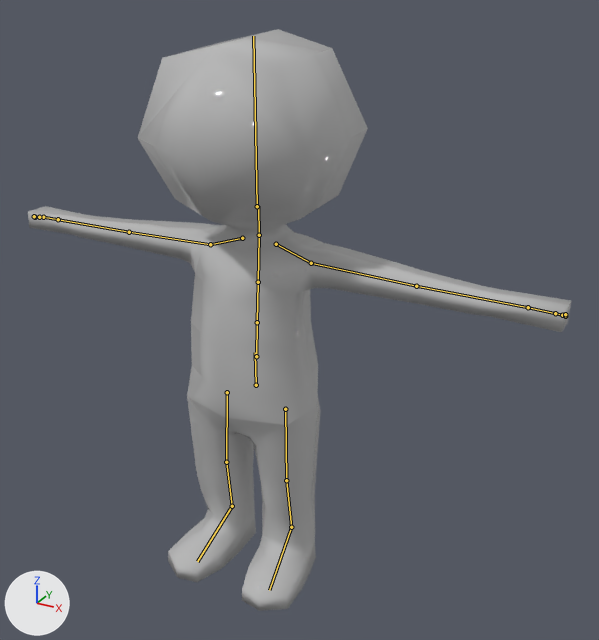
The FBX model Assets/CrowdMatch/Models/Block_LegIdle.fbx: old version first, new version second.
The view is the same before and after, from a camera (50 mm lens) standing at (1.53, -2.46, 2.31) and looking at (0.19, -0.02, 1.09). Every picture has the same lights, and +X, +Y and +Z are marked at lower left. The older version comes first. The bones that change, and the others that lie on the model, are drawn over the model as lines.

In view in the first picture: 'Body', 'Leg'.
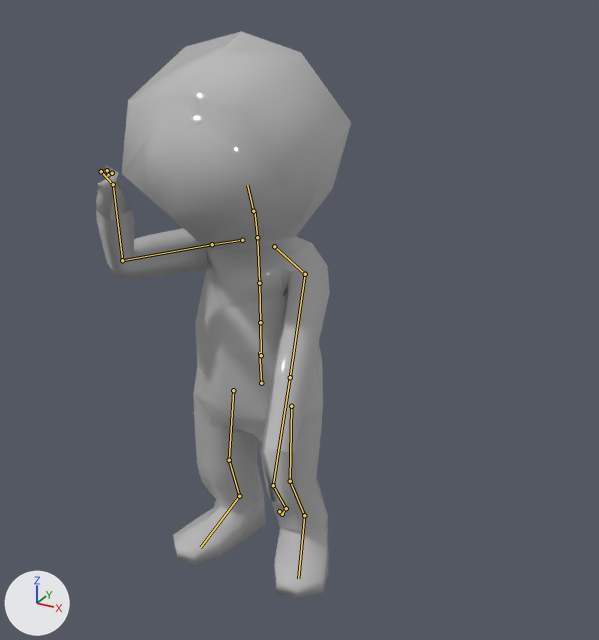
The newer file adds an action. The first version stands in its rest pose; the second is drawn at frame 1 of the action 'Take 001'.

What the commit changed:
Bone 'mixamorig:Hips' (bone_mixamorig_hips) moves from (0.0, 0.0, 0.0) to (0.0, -1.1, -4.2).
Bone 'mixamorig:Hips' (bone_mixamorig_hips) turns from (0, 0, 0) to (3, 0, 1) degrees about its own x, y and z.
Bone 'mixamorig:Spine' (bone_mixamorig_spine) turns from (0, 0, 0) to (0, -1, 0) degrees about its own x, y and z.
Bone 'mixamorig:Spine1' (bone_mixamorig_spine1) turns from (0, 0, 0) to (1, -1, 0) degrees about its own x, y and z.
Bone 'mixamorig:Spine2' (bone_mixamorig_spine2) turns from (0, 0, 0) to (1, -2, 0) degrees about its own x, y and z.
Bone 'mixamorig:Neck' (bone_mixamorig_neck) turns from (0, 0, 0) to (3, -3, -1) degrees about its own x, y and z.
Bone 'mixamorig:Head' (bone_mixamorig_head) turns from (0, 0, 0) to (10, 7, 1) degrees about its own x, y and z.
Bone 'mixamorig:LeftShoulder' (bone_mixamorig_leftshoulder) turns from (0, 0, 0) to (14, 2, 2) degrees about its own x, y and z.
Bone 'mixamorig:LeftArm' (bone_mixamorig_leftarm) turns from (0, 0, 0) to (32, -12, 49) degrees about its own x, y and z.
Bone 'mixamorig:LeftHand' (bone_mixamorig_lefthand) turns from (0, 0, 0) to (-21, -38, -18) degrees about its own x, y and z.
Bone 'mixamorig:LeftHandIndex1' (bone_mixamorig_lefthandindex1) turns from (0, 0, 0) to (80, 11, -26) degrees about its own x, y and z.
Bone 'mixamorig:LeftHandIndex2' (bone_mixamorig_lefthandindex2) turns from (0, 0, 0) to (77, 32, -18) degrees about its own x, y and z.
Bone 'mixamorig:LeftHandIndex3' (bone_mixamorig_lefthandindex3) turns from (0, 0, 0) to (161, 33, 40) degrees about its own x, y and z.
Bone 'mixamorig:RightShoulder' (bone_mixamorig_rightshoulder) turns from (0, 0, 0) to (-2, 0, -1) degrees about its own x, y and z.
Bone 'mixamorig:RightArm' (bone_mixamorig_rightarm) turns from (0, 0, 0) to (-16, 66, -92) degrees about its own x, y and z.
Bone 'mixamorig:RightForeArm' (bone_mixamorig_rightforearm) turns from (0, 0, 0) to (5, 5, -66) degrees about its own x, y and z.
Bone 'mixamorig:RightHand' (bone_mixamorig_righthand) turns from (0, 0, 0) to (-2, 50, 20) degrees about its own x, y and z.
Bone 'mixamorig:RightHandIndex1' (bone_mixamorig_righthandindex1) turns from (0, 0, 0) to (67, -6, 19) degrees about its own x, y and z.
Bone 'mixamorig:RightHandIndex2' (bone_mixamorig_righthandindex2) turns from (0, 0, 0) to (75, -49, 23) degrees about its own x, y and z.
Bone 'mixamorig:RightHandIndex3' (bone_mixamorig_righthandindex3) turns from (0, 0, 0) to (88, -40, -30) degrees about its own x, y and z.
Bone 'mixamorig:LeftUpLeg' (bone_mixamorig_leftupleg) turns from (0, 0, 0) to (8, -8, -1) degrees about its own x, y and z.
Bone 'mixamorig:LeftLeg' (bone_mixamorig_leftleg) moves from (0.0, 0.0, 0.0) to (0.0, 0.7, 0.0).
Bone 'mixamorig:LeftLeg' (bone_mixamorig_leftleg) turns from (0, 0, 0) to (-21, -3, 8) degrees about its own x, y and z.
Bone 'mixamorig:LeftFoot' (bone_mixamorig_leftfoot) turns from (0, 0, 0) to (17, -10, -3) degrees about its own x, y and z.
Bone 'mixamorig:RightUpLeg' (bone_mixamorig_rightupleg) turns from (0, 0, 0) to (6, 13, -1) degrees about its own x, y and z.
Bone 'mixamorig:RightLeg' (bone_mixamorig_rightleg) turns from (0, 0, 0) to (-13, -2, -4) degrees about its own x, y and z.
Bone 'mixamorig:RightFoot' (bone_mixamorig_rightfoot) turns from (0, 0, 0) to (11, 10, 7) degrees about its own x, y and z.

Pixel boxes [x1, y1, x2, y2] of what changed, in the pictures (599 x 640 px):
'Body', posed (53% narrower, 23% taller): before [28, 29, 571, 425]; after [96, 31, 351, 517]
'Leg', posed: before [168, 397, 320, 611]; after [173, 394, 329, 598]
bone 'mixamorig:Hips', root to tip: before (256, 385) to (255, 352); after (261, 383) to (259, 352)
bone 'mixamorig:Spine', root to tip: before (256, 356) to (257, 322); after (261, 355) to (260, 322)
bone 'mixamorig:Spine1', root to tip: before (257, 322) to (258, 282); after (260, 322) to (259, 283)
bone 'mixamorig:Spine2', root to tip: before (258, 282) to (259, 236); after (259, 283) to (257, 239)
bone 'mixamorig:Neck', root to tip: before (259, 235) to (258, 206); after (257, 237) to (254, 210)
bone 'mixamorig:Head', root to tip: before (257, 206) to (253, 36); after (253, 211) to (247, 185)
bone 'mixamorig:LeftShoulder', root to tip: before (276, 244) to (311, 263); after (274, 246) to (305, 274)
bone 'mixamorig:LeftArm', root to tip: before (311, 263) to (416, 286); after (305, 274) to (290, 377)
bone 'mixamorig:LeftHand', root to tip: before (528, 307) to (555, 313); after (273, 485) to (286, 508)
bone 'mixamorig:LeftHandIndex1', root to tip: before (555, 313) to (562, 315); after (286, 508) to (282, 514)
bone 'mixamorig:LeftHandIndex2', root to tip: before (562, 315) to (566, 316); after (282, 514) to (281, 511)
bone 'mixamorig:LeftHandIndex3', root to tip: before (565, 316) to (567, 316); after (279, 511) to (283, 512)
bone 'mixamorig:RightShoulder', root to tip: before (242, 238) to (210, 244); after (242, 240) to (212, 244)
bone 'mixamorig:RightArm', root to tip: before (210, 244) to (129, 232); after (212, 244) to (122, 260)
bone 'mixamorig:RightForeArm', root to tip: before (129, 232) to (58, 219); after (122, 260) to (113, 184)
bone 'mixamorig:RightHand', root to tip: before (58, 219) to (43, 217); after (113, 184) to (101, 171)
bone 'mixamorig:RightHandIndex1', root to tip: before (43, 217) to (39, 217); after (101, 171) to (107, 170)
bone 'mixamorig:RightHandIndex2', root to tip: before (39, 217) to (36, 217); after (107, 170) to (108, 176)
bone 'mixamorig:RightHandIndex3', root to tip: before (35, 217) to (34, 217); after (112, 173) to (107, 176)
bone 'mixamorig:LeftUpLeg', root to tip: before (285, 409) to (286, 480); after (291, 406) to (290, 479)
bone 'mixamorig:LeftLeg', root to tip: before (286, 480) to (291, 527); after (290, 481) to (304, 515)
bone 'mixamorig:LeftFoot', root to tip: before (291, 527) to (269, 590); after (304, 515) to (298, 578)
bone 'mixamorig:RightUpLeg', root to tip: before (227, 392) to (226, 462); after (233, 390) to (229, 460)
bone 'mixamorig:RightLeg', root to tip: before (226, 462) to (232, 506); after (229, 460) to (239, 496)
bone 'mixamorig:RightFoot', root to tip: before (232, 506) to (197, 561); after (239, 496) to (200, 547)
